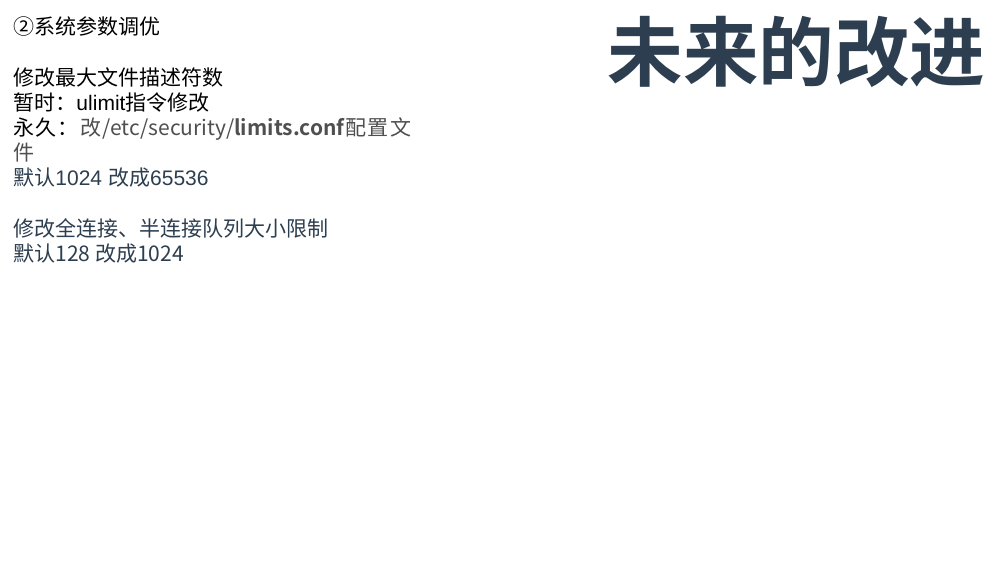
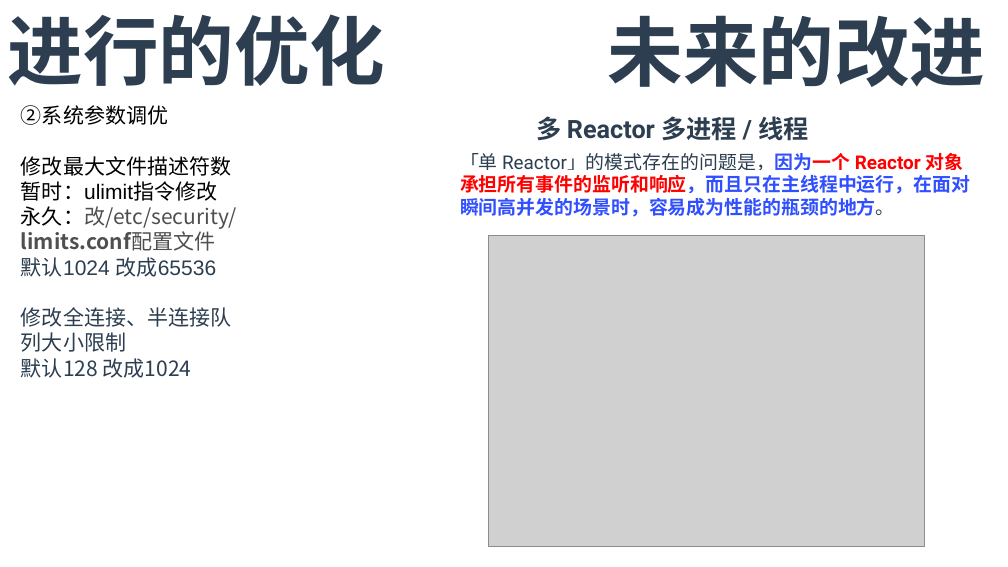
Before and after one commit to T0kisaki-Kurumi/LeetCode, a slide deck: slide 9 of 实习/面试.pptx (slide 10 before the commit). Drawn at 1008x567 pixels with LibreOffice and Linux fonts; fonts in the diff are those of the drawing; grey boxes stand for pictures. Boxes give left, top, right and bottom in pixels: in the first picture for what was removed or moved away, otherwise in the second. Text is boxed around its words. In the diff, an @@ line names an element or a change of style, - is before the commit and + after.

```diff
--- a/实习/面试.pptx
+++ b/实习/面试.pptx
@@ text added at bbox=[7, 14, 385, 86], 72 pt, text #2C3E50, bold @@
+进行的优化
@@ text "②系统参数调优": place and size @@
-text "②系统参数调优" at bbox=[13, 16, 411, 263]
+text "②系统参数调优" at bbox=[21, 105, 237, 378]
@@ text "②系统参数调优" at bbox=[21, 105, 237, 378]: alignment justified to left @@
@@ text added at bbox=[536, 116, 808, 141], 24 pt, text #2C3E50, bold @@
+多 Reactor 多进程 / 线程
@@ text added at bbox=[460, 153, 970, 217], 18 pt, text #304FFE, bold @@
+「单 Reactor」的模式存在的问题是，因为一个 Reactor 对象承担所有事件的监听和响应，而且只在主线程中运行，在面对瞬间高并发的场景时，容易成为性能的瓶颈的地方。
@@ picture added at bbox=[488, 236, 925, 547] @@
```
Also in this commit, not shown: 1 slide added, 1 slide removed, 7 other files.
